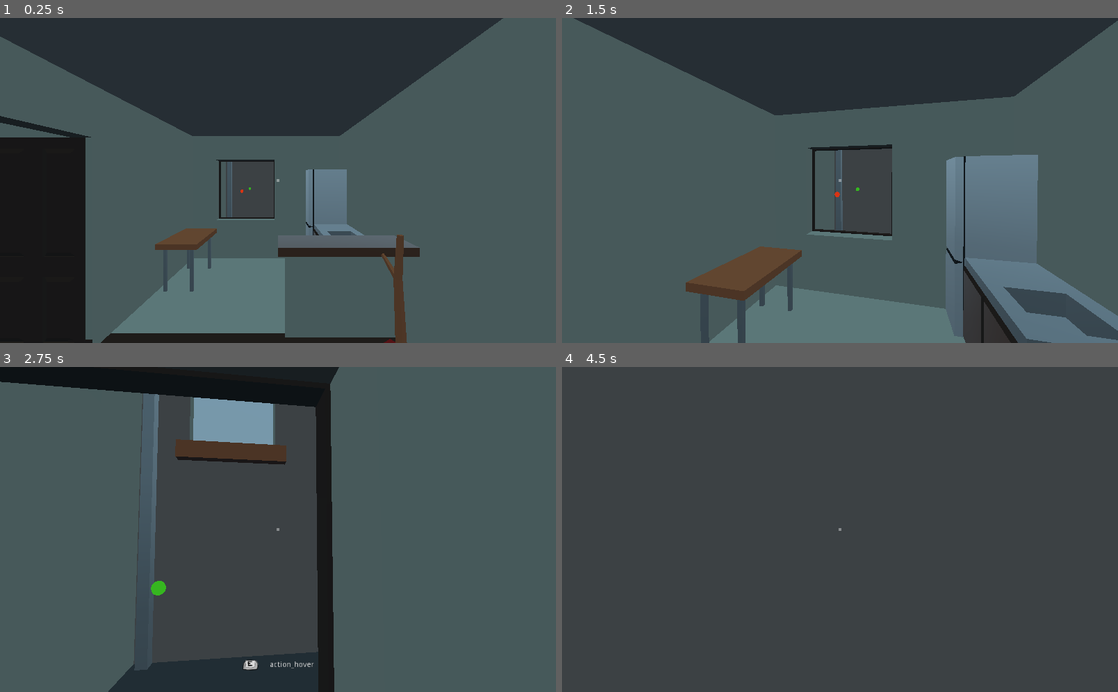
Above: before the commit, frames 1-4 (two rows, left to right).
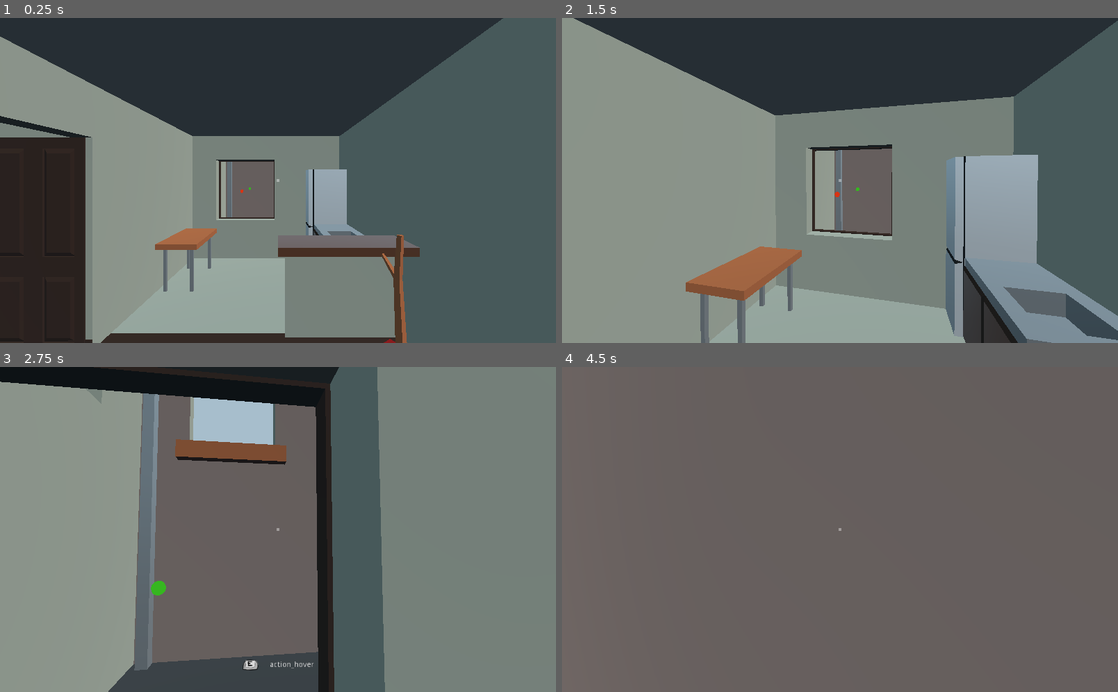
Above: after the commit, the same moments.

Repository: Eptwalabha/ld47
Game: Godot game, scene res://scenes/Game.tscn
Two runs of this game, one before a commit and one after it. Both use one fixed random seed, a clock stepped at 60 frames per second and the inputs below. Sound files missing from this copy of the repository are replaced by a short silence.
Inputs (mouse positions are in pixels of both pictures, inside the frame that each line leads up to):
- Up to frame 1 (0.25 s): no input
- Up to frame 2 (1.5 s): tap Enter at 0.5 s; move the mouse to (867, 180) at 0.52 s; hold W (move_forward) from 0.53 s (still down); tap E (context_action) at 0.6, 1.35 s; move the mouse to (812, 180) at 1.27 s
- Up to frame 3 (2.75 s): keep holding W (move_forward); move the mouse to (289, 523) at 2.02 s; tap E (context_action) at 2.1 s
- Up to frame 4 (4.5 s): keep holding W (move_forward); move the mouse to (834, 536) at 2.77 s; tap E (context_action) at 2.85, 3.6, 4.35 s; move the mouse to (878, 532) at 3.52 s; move the mouse to (795, 526) at 4.27 s

The runs differ from the first frame. In frame 1, 36% of the frame differs, in the area x 0-76%, y 5-100%; in frame 2, 66%; in frame 3, 83%; in frame 4, 100%, in the area x 0-100%, y 0-100%.

Commit message:
add directional light

Diff:
--- a/scenes/Game.tscn
+++ b/scenes/Game.tscn
@@ -330,6 +330,9 @@
 script = ExtResource( 25 )
 
 [node name="Tween" type="Tween" parent="GameStates/MoveThrough"]
+
+[node name="Sun" type="DirectionalLight" parent="."]
+transform = Transform( 0.5, -0.55667, 0.663414, 0, 0.766044, 0.642788, -0.866025, -0.321394, 0.383022, 0, 9.09656, 0 )
 [connection signal="dialog_triggered" from="Map/Flat" to="." method="_on_Flat_dialog_triggered"]
 [connection signal="door_interacted_with" from="Map/Flat" to="." method="_on_Appartment_door_interacted_with"]
 [connection signal="tp_entered" from="Map/Flat" to="." method="_on_Appartment_tp_entered"]
